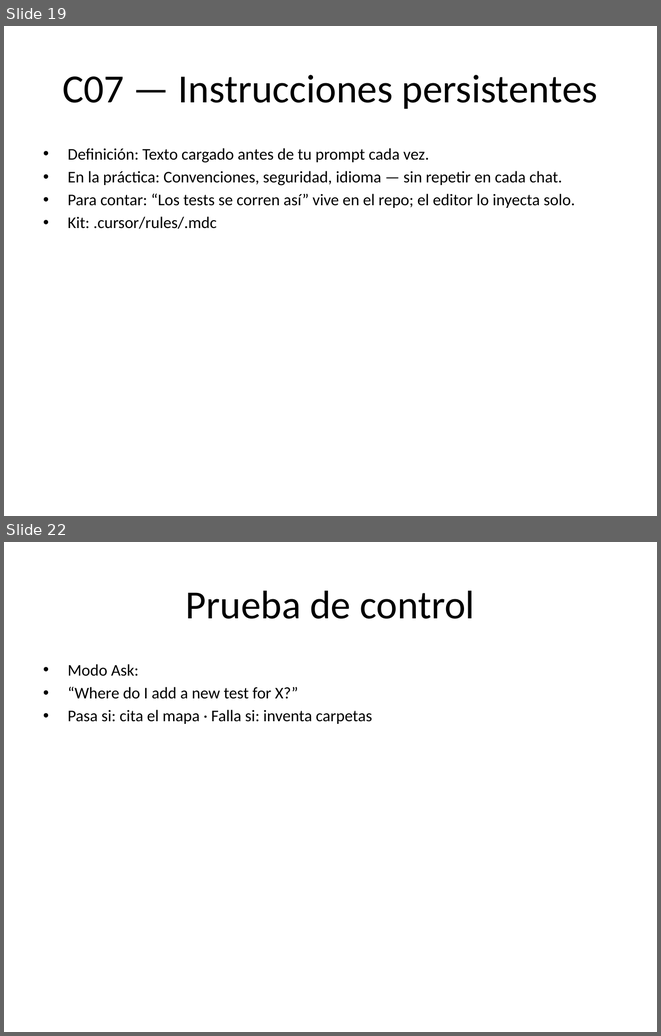
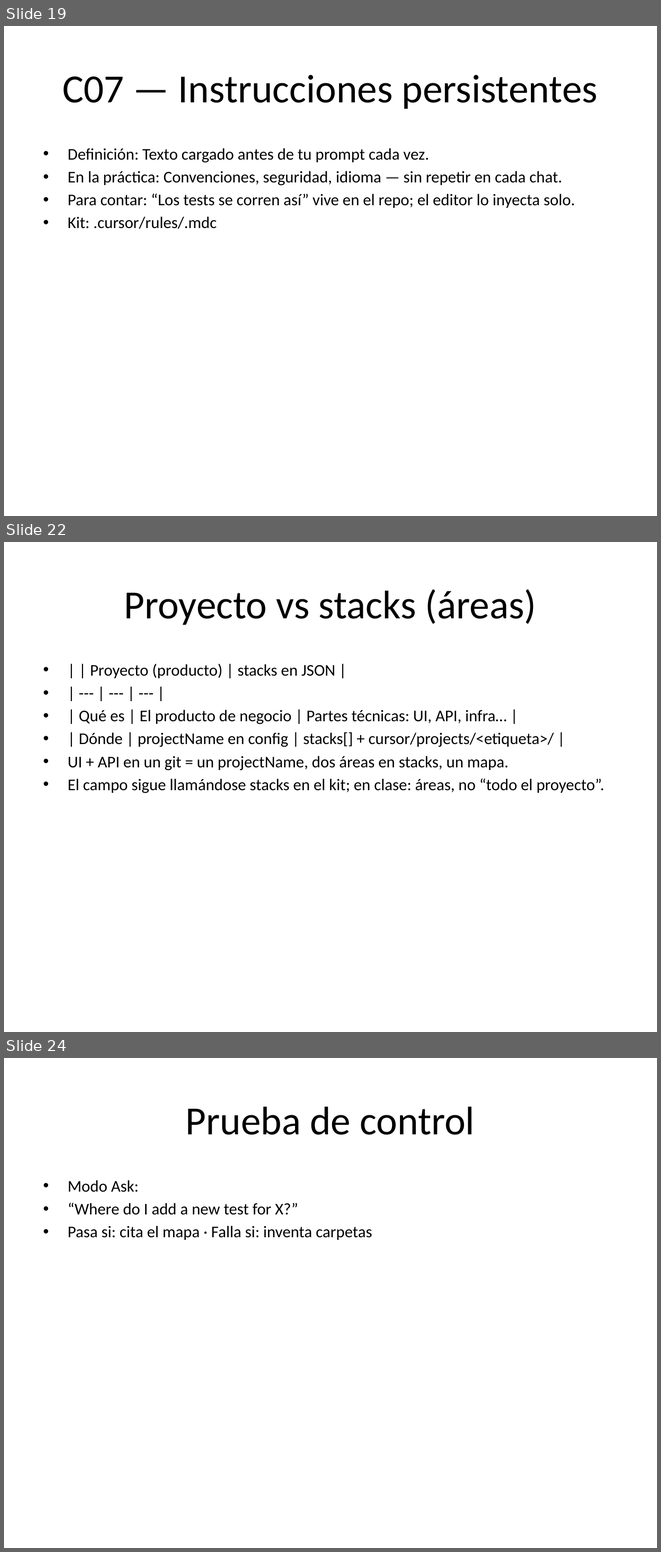
Before and after one commit to elmauro/project-foundation-template, a slide deck: docs/training/ai-with-cursor/slides/curso-completo.pptx. Shown one above the other, each under a label of ours: slides 19 and 22 before the commit, slides 19, 22 and 24 after it; the slides between them are not shown. The pictures are 661x1036 and 661x1552 pixels, drawn with LibreOffice and Linux fonts; fonts in the diff are those of the drawing. Boxes give left, top, right and bottom in pixels: in the first picture for what was removed or moved away, otherwise in the second. Text is boxed around its words. In the diff, an @@ line names an element or a change of style, - is before the commit and + after.

```diff
--- a/docs/training/ai-with-cursor/slides/curso-completo.pptx
+++ b/docs/training/ai-with-cursor/slides/curso-completo.pptx
@@ slide 22 added at <box>4,542,657,1032</box>, background #FFFFFF @@
@@ title added at <box>124,589,537,625</box>, 44 pt, text #000000 @@
+Proyecto vs stacks (áreas)
@@ text added at <box>68,663,604,793</box>, 18 pt, text #000000 @@
+• | | Proyecto (producto) | stacks en JSON |
+• | --- | --- | --- |
+• | Qué es | El producto de negocio | Partes técnicas: UI, API, infra… |
+• | Dónde | projectName en config | stacks[] + cursor/projects/<etiqueta>/ |
+• UI + API en un git = un projectName, dos áreas en stacks, un mapa.
+• El campo sigue llamándose stacks en el kit; en clase: áreas, no “todo el proyecto”.
@@ what was slide 22 is now slide 24 @@
```
Also in this commit, not shown: 3 slides changed, 1 other slide added, 12 other files.
